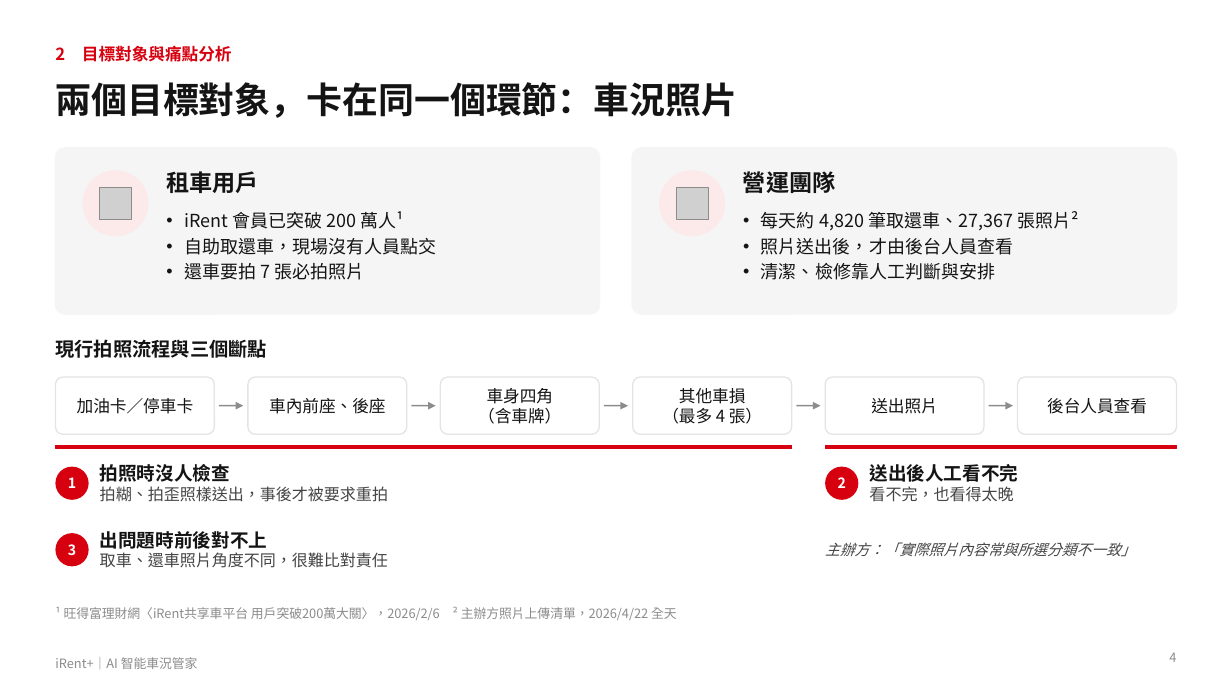
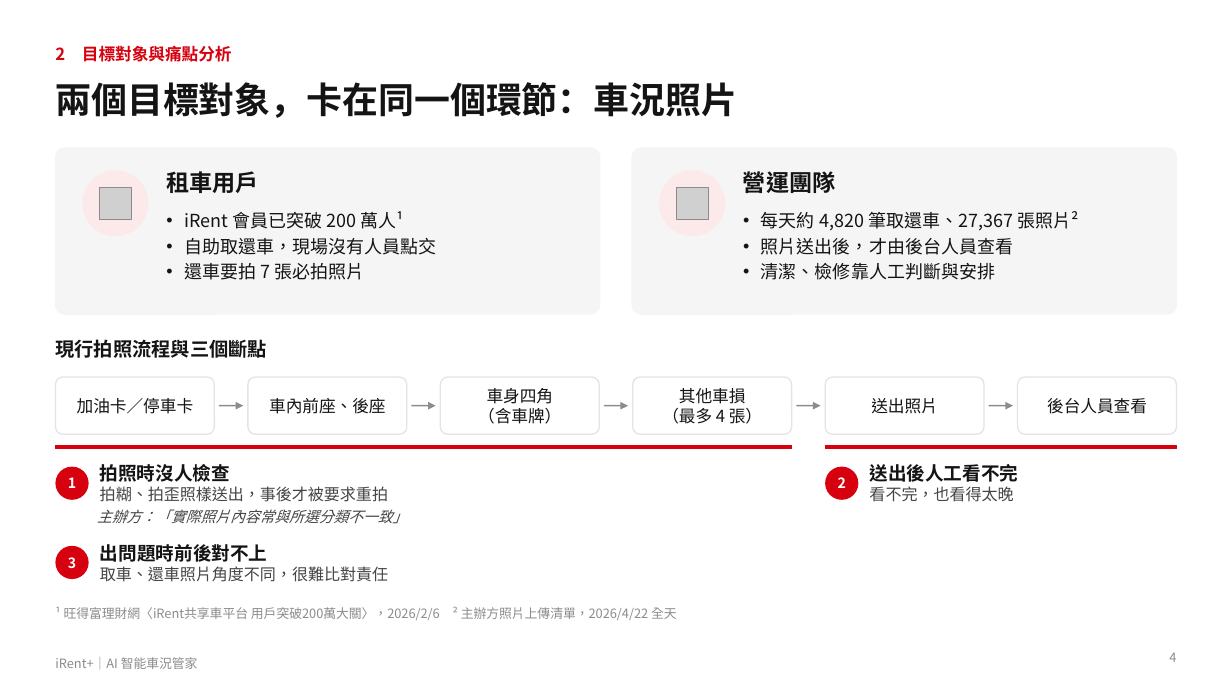
Before and after one commit to Allenwang2004/irent, a slide deck: slide 4 of deck/iRent+_解決方案.pptx. Drawn at 1232x693 pixels with LibreOffice and Linux fonts; fonts in the diff are those of the drawing; grey boxes stand for pictures. Boxes give left, top, right and bottom in pixels: in the first picture for what was removed or moved away, otherwise in the second. Text is boxed around its words. In the diff, an @@ line names an element or a change of style, - is before the commit and + after.

```diff
--- a/deck/iRent+_解決方案.pptx
+++ b/deck/iRent+_解決方案.pptx
@@ text "主辦方：「實際照片內容常與所選分類不一致」": place and size @@
-text "主辦方：「實際照片內容常與所選分類不一致」" at (825, 542, 1135, 557)
+text "主辦方：「實際照片內容常與所選分類不一致」" at (97, 509, 407, 524)
@@ ellipse "3": place and size @@
-ellipse "3" at (55, 533, 89, 567)
+ellipse "3" at (55, 546, 89, 579)
@@ text "出問題時前後對不上": place and size @@
-text "出問題時前後對不上" at (100, 531, 388, 568)
+text "出問題時前後對不上" at (100, 544, 388, 582)
```
Also in this commit, not shown: 9 other slides changed, 1 other file.
